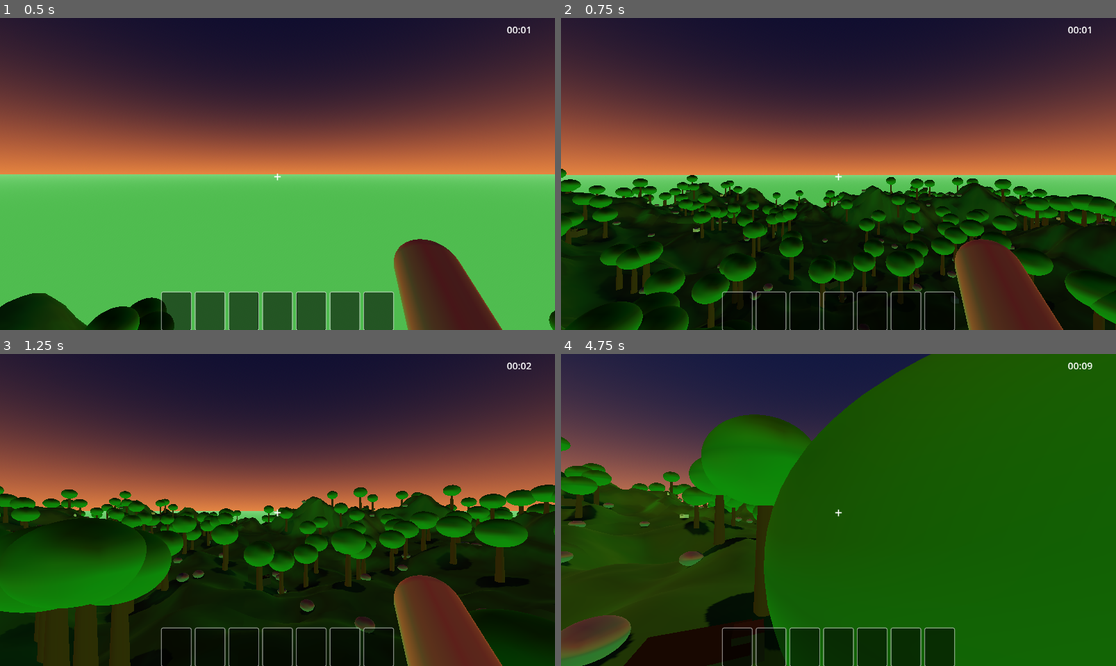
Above: before the commit, frames 1-4 (two rows, left to right).
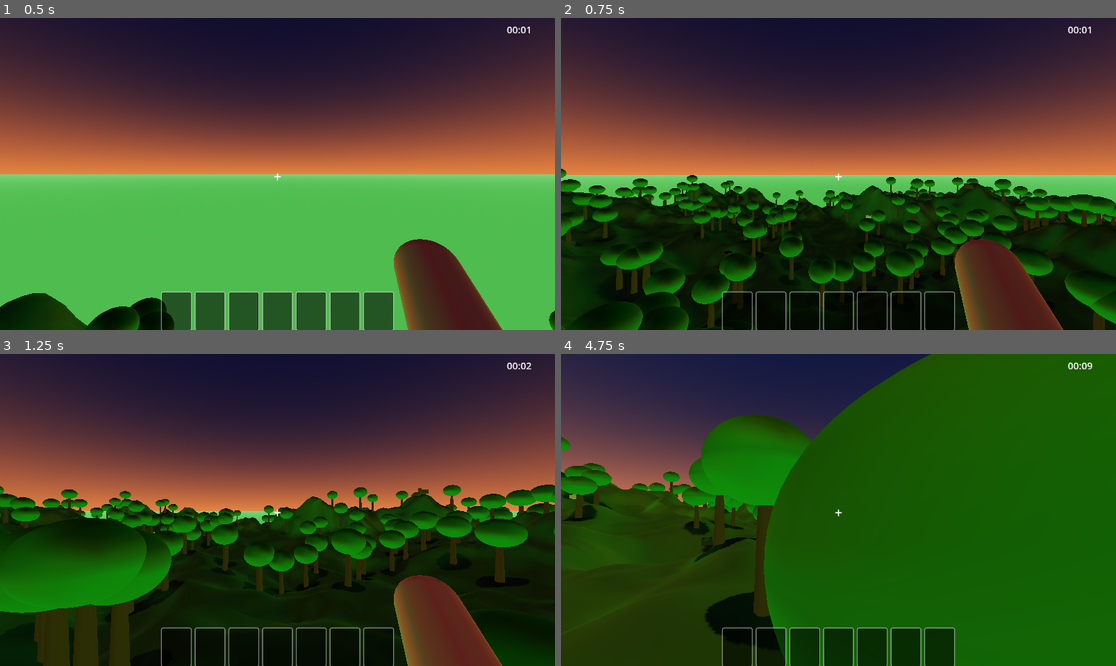
Above: after the commit, the same moments.

Repository: Hwnagseunghwan/wildcraft
Game: Godot game, scene res://scenes/main.tscn
Two runs of this game, one before a commit and one after it. Both use one fixed random seed, a clock stepped at 60 frames per second and the inputs below.
Inputs (mouse positions are in pixels of both pictures, inside the frame that each line leads up to):
- Up to frame 1 (0.5 s): no input
- Up to frame 2 (0.75 s): move the mouse to (866, 174) at 0.52 s; press the mouse at (866, 174) at 0.53 s; hold W (move_forward) from 0.53 s (still down)
- Up to frame 3 (1.25 s): keep holding W (move_forward); tap Space (jump) at 0.77 s
- Up to frame 4 (4.75 s): keep holding W (move_forward); move the mouse to (810, 510) at 1.27 s; release the mouse at (810, 510) at 1.28 s; click (810, 510) at 1.35 s; tap Space (jump) at 1.52, 3.02, 3.77, 4.52 s; move the mouse to (849, 503) at 2.02 s; press the mouse at (849, 503) at 2.03 s; move the mouse to (832, 516) at 2.77 s; release the mouse at (832, 516) at 2.78 s; click (832, 516) at 2.85 s; move the mouse to (877, 513) at 3.52 s; press the mouse at (877, 513) at 3.53 s; move the mouse to (794, 506) at 4.27 s; release the mouse at (794, 506) at 4.28 s; click (794, 506) at 4.35 s

Frame 1 is identical in both runs. In frame 2, 0.5% of the frame differs, in the area x 1-99%, y 52-100%; in frame 3, 0.5%; in frame 4, 3.9%, in the area x 0-37%, y 44-100%.

Commit message:
feat: 돌은 땅을 팠을 때만 드롭되도록 변경
- 지표면 돌 오브젝트 스폰 제거
- 지형 StaticBody3D에 terrain_body.gd 스크립트 적용
- 좌클릭으로 땅을 때리면 돌 드롭 (0.8초 쿨다운)

Co-Authored-By: Claude Sonnet 4.6 <noreply@anthropic.com>

Diff:
--- /dev/null
+++ b/scenes/resources/terrain_body.gd
@@ -0,0 +1,34 @@
+# scenes/resources/terrain_body.gd
+# 지형 충돌체 - 좌클릭(채굴)하면 돌 드롭
+extends StaticBody3D
+
+const DROP_COOLDOWN : float = 0.8   # 연속 채굴 방지
+
+var _cooldown : float = 0.0
+var _dropped_item_scene : PackedScene
+
+func _ready() -> void:
+	_dropped_item_scene = preload("res://scenes/resources/dropped_item.tscn")
+
+func _process(delta: float) -> void:
+	if _cooldown > 0.0:
+		_cooldown -= delta
+
+func take_hit() -> void:
+	if _cooldown > 0.0:
+		return
+	_cooldown = DROP_COOLDOWN
+
+	# 플레이어가 바라보는 방향의 지면 위치에 돌 드롭
+	var player := get_tree().get_first_node_in_group("player")
+	if player == null:
+		return
+
+	var drop := _dropped_item_scene.instantiate()
+	drop.item_type = ItemData.ItemType.STONE
+	# 플레이어 발 앞 지면에 드롭
+	var forward: Vector3 = -player.global_transform.basis.z
+	forward.y = 0.0
+	forward = forward.normalized()
+	drop.global_position = player.global_position + forward * 1.2 + Vector3(0, 0.1, 0)
+	get_parent().get_parent().add_child(drop)
--- a/scenes/world/world.gd
+++ b/scenes/world/world.gd
@@ -173,10 +173,11 @@
 	mesh_inst.mesh = arr_mesh
 	chunk_node.add_child(mesh_inst)
 
-	# 충돌
-	var static_body  := StaticBody3D.new()
-	var col_shape    := CollisionShape3D.new()
-	col_shape.shape  = arr_mesh.create_trimesh_shape()
+	# 충돌 + 채굴 스크립트 (땅을 때리면 돌 드롭)
+	var static_body        := StaticBody3D.new()
+	static_body.set_script(preload("res://scenes/resources/terrain_body.gd"))
+	var col_shape          := CollisionShape3D.new()
+	col_shape.shape        = arr_mesh.create_trimesh_shape()
 	static_body.add_child(col_shape)
 	mesh_inst.add_child(static_body)
 
@@ -191,9 +192,7 @@
 	for _i in rng.randi_range(3, 8):
 		_spawn_resource(tree_scene, chunk_pos, chunk_node, rng, ItemData.ItemType.WOOD)
 
-	# 돌 (2~5개)
-	for _i in rng.randi_range(2, 5):
-		_spawn_resource(stone_scene, chunk_pos, chunk_node, rng, ItemData.ItemType.STONE)
+	# 돌은 지형에서 채굴 → 지표면 스폰 없음
 
 	# 광물 (30% 확률)
 	if rng.randf() < 0.3:
